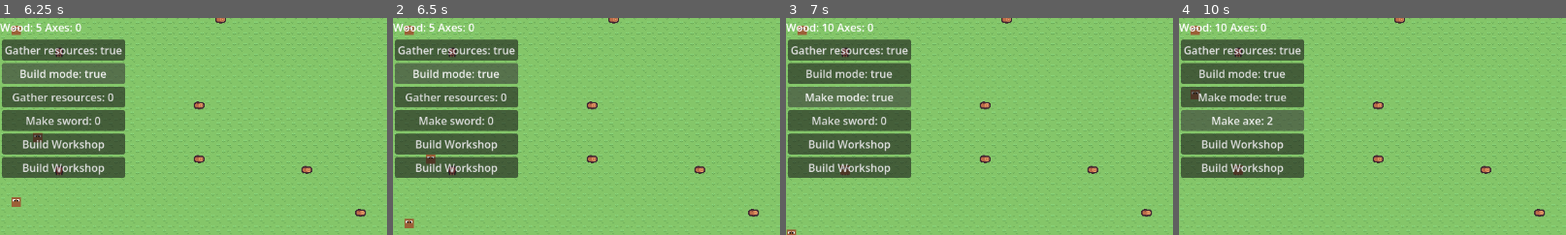
Above: before the commit, frames 1-4 (left to right).
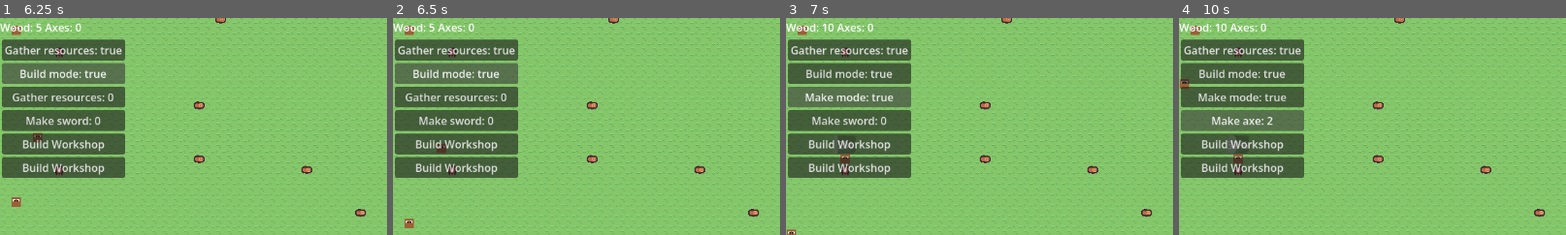
Above: after the commit, the same moments.

Repository: amandodaw/zd-prototype
Game: Godot game, scene res://scenes/world.tscn
Same seed, same stepped clock (60 frames per second), same inputs: the game is played once before the commit and once after it.
Inputs:
- Up to frame 1 (6.25 s): click "Build Workshop" at 0.5 s; click "Build Workshop" at 1.25 s; click "Gather resources: 0" at 2 s; click "Gather resources: true" at 2.75 s; click "Gather resources: false" at 3.5 s; click "Gather resources: 0" at 4.25 s; click "Build mode: true" at 5 s; click "Build mode: false" at 5.75 s
- Up to frame 2 (6.5 s): no input
- Up to frame 3 (7 s): click "Gather resources: 0" at 6.5 s
- Up to frame 4 (10 s): click "Make mode: true" at 7.25 s; click "Make mode: false" at 8 s; click "Make sword: 0" at 8.75 s; click "Make axe: 1" at 9.5 s
The pictures show only the part of the screen within x 0-50%, y 1-51%; the shares and areas given below are measured in that part.

Frame 1 is identical in both runs. In frame 2, 0.2% of the frame differs, in the area x 8-14%, y 58-67%; in frame 3, 0.2%; in frame 4, 0.4%, in the area x 0-18%, y 28-73%.

Commit message:
Reimplementados metodos de construccion. Falta ajustar coste de madera

Diff:
--- a/scripts/human.gd
+++ b/scripts/human.gd
@@ -59,7 +59,7 @@
 		check_job_count = 0
 		if current_job != city_comp.Tasks.IDLE and city_comp.tasks[current_job]:
 			return
-		if city_comp.tasks[city_comp.Tasks.BUILD]:
+		if city_comp.tasks[city_comp.Tasks.BUILD] and !city_comp.build_orders.is_empty():
 			if take_build_action():
 				current_job = city_comp.Tasks.BUILD
 				return
@@ -79,6 +79,7 @@
 	release_target()
 	target_pos = INVALID
 	current_job = city_comp.Tasks.IDLE
+	path.clear()
 
 func reserve_target() -> void:
 	city_comp.reserved_tiles.set(target_pos, true)
@@ -118,8 +119,37 @@
 		reset_job()
 		return
 
-	if grid_pos == target_pos:
-		print("building brr brr")
+	if grid_pos == adyacent_target_pos:
+
+		build_bar.visible = true
+
+		match city_comp.build_orders.get(target_pos):
+			"workplace_order":
+
+				build_bar.value = workplace_build_progress * 10
+
+				if workplace_build_progress >= workplace_build_needed:
+					workplace_build_progress = 0
+					place_workplace()
+					city_comp.build_orders.erase(target_pos)
+					finish_build()
+					return
+				workplace_build_progress += delta
+				return
+
+			"wall_order":
+
+				build_bar.value = wall_progress * 10
+
+				if wall_progress >= wall_needed:
+					wall_progress = 0
+					place_wall()
+					city_comp.build_orders.erase(target_pos)
+					finish_build()
+					return
+
+				wall_progress += delta
+				return
 
 	follow_path(delta)
 
@@ -133,8 +163,33 @@
 			return true
 
 	print("no build order to take")
+	return false
+
+func place_workplace() -> void:
+	for offset in workplace_form:
+		var target_cell = target_pos + offset
+		var atlas_coords = workplace_origin + offset
+		if offset == Vector2i(2, 2):
+			#poner donde van los humanos a crear cosas. donde "ven el workshop"
+			city_comp.entities.set(target_cell, "workplace")
+		elements_map.set_cell(target_cell, 0, atlas_coords)
+		city_comp.astar.set_point_solid(target_cell, true)
+
+func place_wall() -> void:
+
+	var target_cell = target_pos
+	var atlas_coords = wall_origin
+
+	city_comp.entities.set(target_cell, "wall")
+	elements_map.set_cell(target_cell, 0, atlas_coords)
+	city_comp.astar.set_point_solid(target_cell, true)
+
+
+func finish_build():
+
 	reset_job()
-	return false
+	build_bar.visible = false
+
 
 # ------------------------------------------------
 # MAKE
--- a/scripts/ui.gd
+++ b/scripts/ui.gd
@@ -33,12 +33,14 @@
 			var base_cell = elements_map.local_to_map(elements_map.to_local(mouse_world))
 			elements_map.set_cell(base_cell, 0, build_order)
 			city_comp.build_orders.set(base_cell, "workplace_order")
+			city_comp.astar.set_point_solid(base_cell, true)
 			build_workplace = false
 		if build_wall:
 			var mouse_world = elements_map.get_global_mouse_position()
 			var base_cell = elements_map.local_to_map(elements_map.to_local(mouse_world))
 			elements_map.set_cell(base_cell, 0, build_order)
 			city_comp.build_orders.set(base_cell, "wall_order")
+			city_comp.astar.set_point_solid(base_cell, true)
 			build_wall = false
 
 func update_resources():
